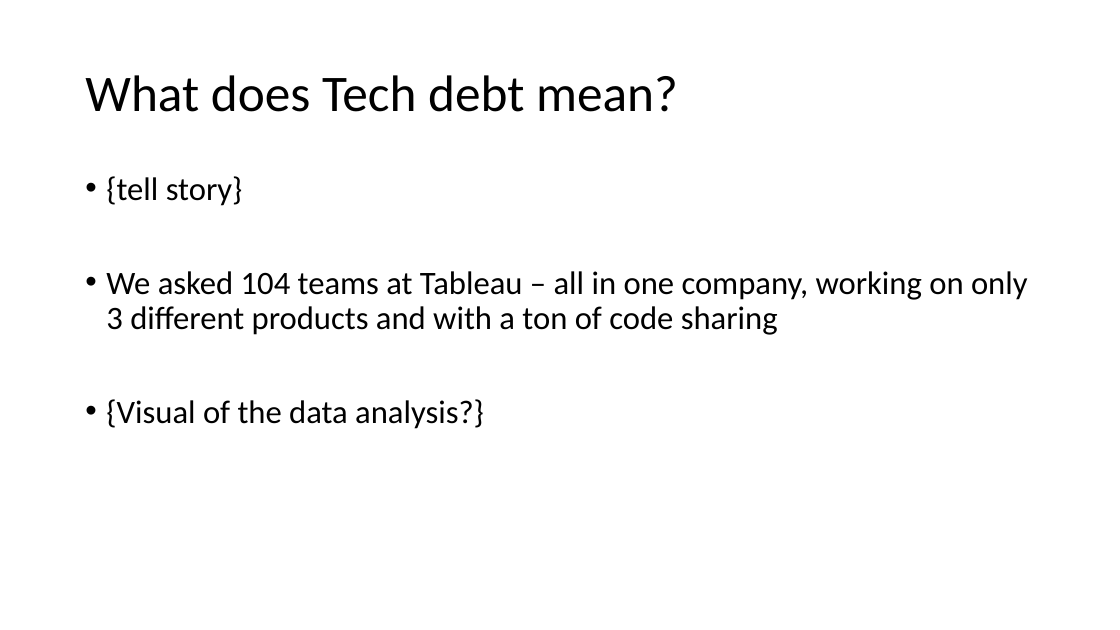
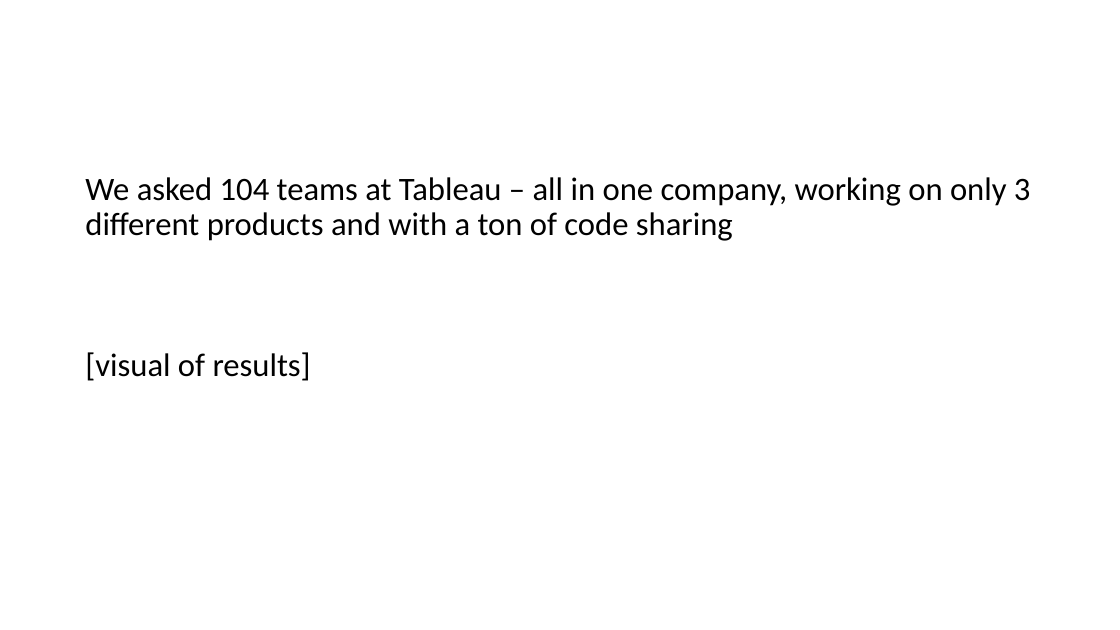
Before and after one commit to arlobelshee/Presentations, a slide deck: slide 2 of leading technical debt/gogo keynote - data-driven leadership to solve technical debt.pptx. Drawn at 1120x630 pixels with LibreOffice and Linux fonts; fonts in the diff are those of the drawing. Boxes give left, top, right and bottom in pixels: in the first picture for what was removed or moved away, otherwise in the second. Text is boxed around its words. In the diff, an @@ line names an element or a change of style, - is before the commit and + after.

Commit message:
A fit and finish pass for the text & content, and starting visualizations.

```diff
--- a/leading technical debt/gogo keynote - data-driven leadership to solve technical debt.pptx
+++ b/leading technical debt/gogo keynote - data-driven leadership to solve technical debt.pptx
@@ title removed at (x1=85, y1=75, x2=678, y2=112) @@
-What does Tech debt mean?
@@ text at (x1=85, y1=177, x2=1031, y2=241): bullet • to none @@
@@ text at (x1=106, y1=176, x2=243, y2=206): paragraph removed @@
-• {tell story}
@@ text at (x1=85, y1=352, x2=311, y2=381): text changed @@
-• {Visual of the data analysis?}
+[visual of results]
```
Also in this commit, not shown: 15 other slides changed, 6 slides added, 10 slides removed.
